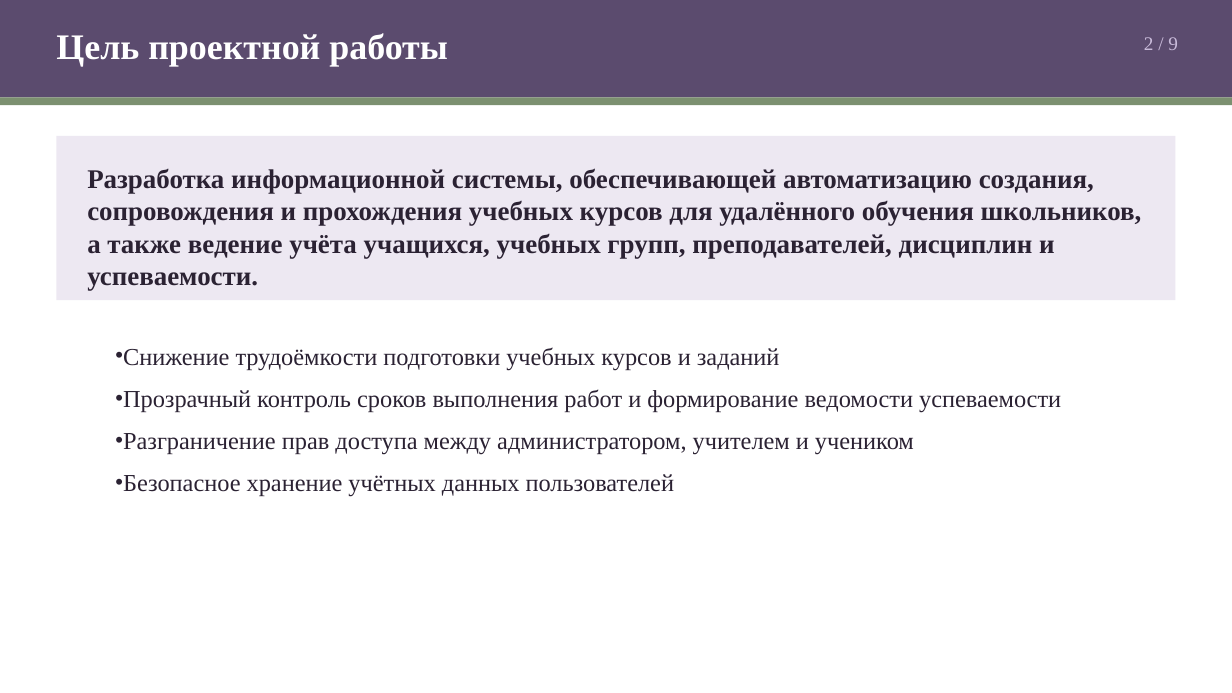
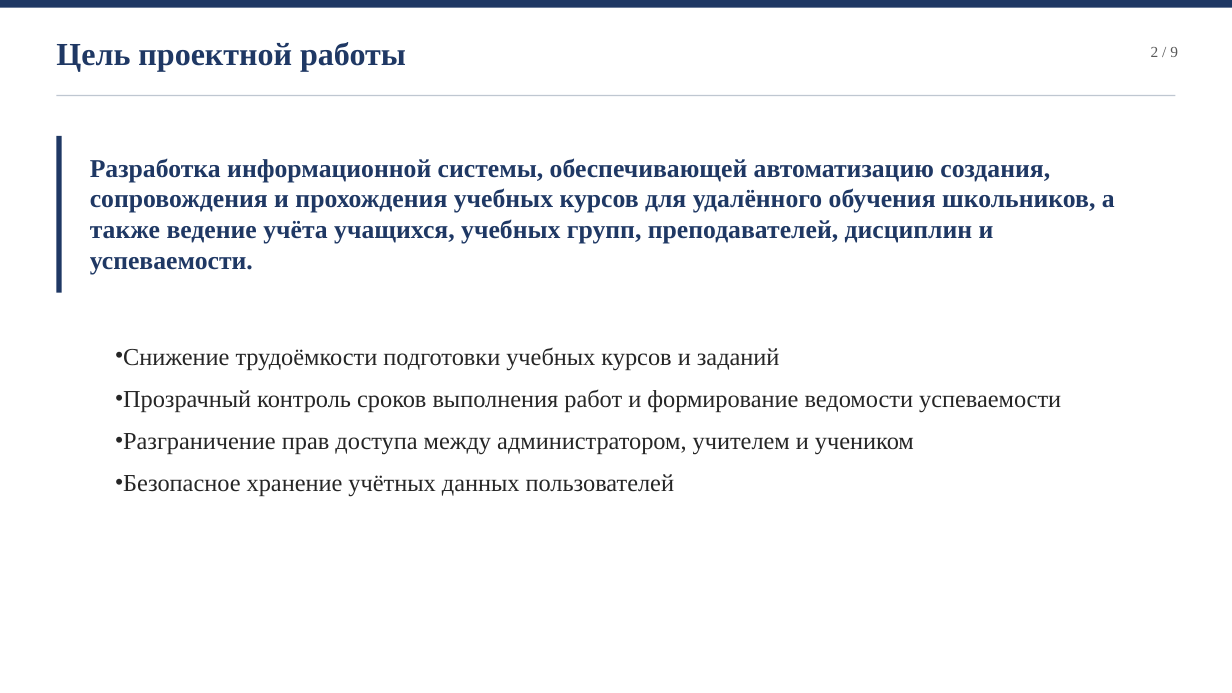
Before and after one commit to CoBa-3325/up03-uchebnye-kursy, a slide deck: slide 2 of Презентация к защите.pptx. Drawn at 1232x693 pixels with LibreOffice and Linux fonts; fonts in the diff are those of the drawing. Boxes give left, top, right and bottom in pixels: in the first picture for what was removed or moved away, otherwise in the second. Text is boxed around its words. In the diff, an @@ line names an element or a change of style, - is before the commit and + after.

Commit message:
Строгое академическое оформление презентации
- новая палитра: тёмно-синий, белый, серый; убраны цветные плашки
- заголовки слайдов: тонкая линия сверху, линейка под заголовком, номер серым
- титул и финальный слайд: линейная композиция без заливок
- слайд 2: акцентная вертикальная линия вместо плашки
- слайд 4: карточки аналогов без заливки, тонкие рамки у снимков
- слайд 6: таблица нарисована фигурами — ровная сетка без стилевых текстур
- слайд 7: тонкие линейки вместо плашек
- слайд 8: кадр-постер видео заменён скриншотом интерфейса
- слайд 3: увеличен кегль и интервалы, слайд заполнен равномерно

```diff
--- a/Презентация к защите.pptx
+++ b/Презентация к защите.pptx
@@ rectangle: place and size @@
-rectangle at (0, 0, 1232, 98)
+rectangle at (0, 0, 1232, 7)
@@ rectangle at (0, 0, 1232, 7): fill #5B4B6E to #1F3864 @@
@@ text "Цель проектной работы": place and size @@
-text "Цель проектной работы" at (56, 33, 448, 66)
+text "Цель проектной работы" at (56, 42, 406, 72)
@@ text "Цель проектной работы" at (56, 42, 406, 72): size 28 to 25 pt, text colour #FFFFFF to #1F3864 @@
@@ text "2 / 9": place and size @@
-text "2 / 9" at (1144, 37, 1178, 50)
+text "2 / 9" at (1151, 47, 1178, 57)
@@ text "2 / 9" at (1151, 47, 1178, 57): size 15 to 12 pt, text colour #C9BBDA to #595959 @@
@@ rectangle: place and size @@
-rectangle at (0, 98, 1232, 105)
+rectangle at (56, 95, 1176, 96)
@@ rectangle at (56, 95, 1176, 96): fill #7C9070 to #BFC7D1 @@
@@ rectangle removed at (56, 136, 1176, 300) @@
@@ rectangle added at (56, 136, 62, 292), fill #1F3864 @@
@@ text "Разработка информационной системы, обеспечивающей автоматиза ...": place and size @@
-text "Разработка информационной системы, обеспечивающей автоматиза ..." at (87, 168, 1142, 291)
+text "Разработка информационной системы, обеспечивающей автоматиза ..." at (90, 158, 1115, 275)
@@ text "Разработка информационной системы, обеспечивающей автоматиза ..." at (90, 158, 1115, 275): size 21 to 20 pt, text colour #2B2233 to #1F3864 @@
```
Also in this commit, not shown: 8 other slides changed.
